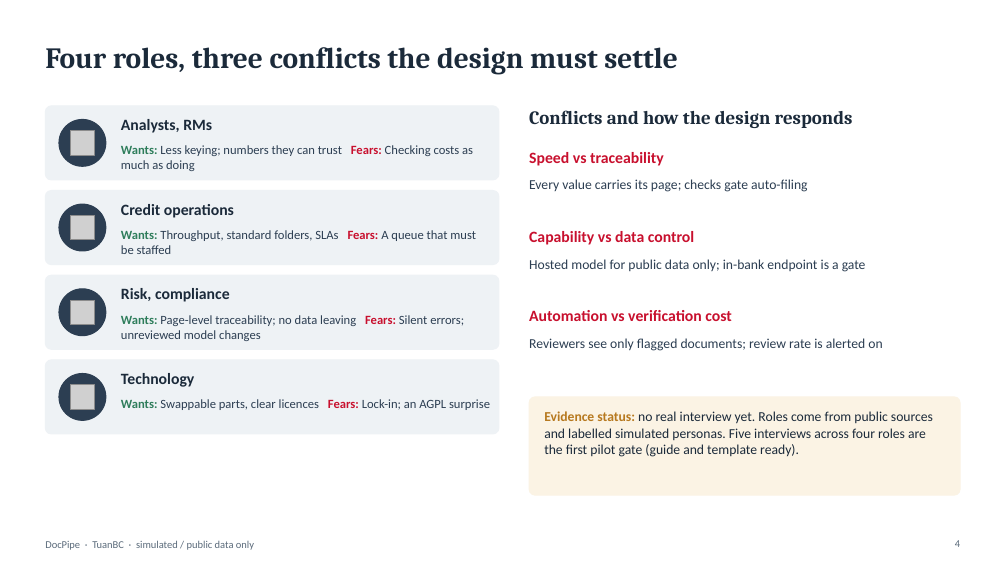
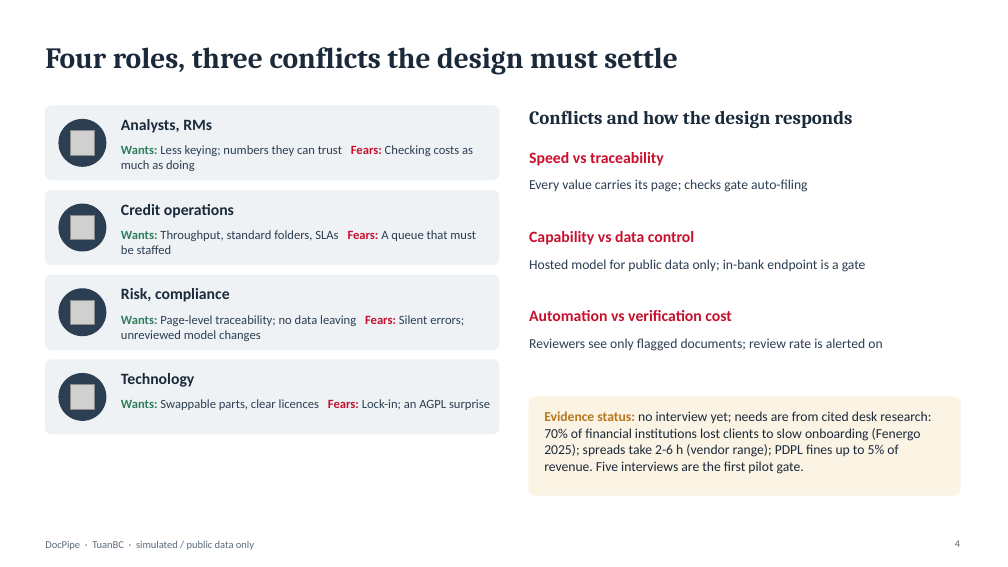
Before and after one commit to TuanBC/DocPipe, a slide deck: slide 4 of slides/DocPipe_deck.pptx. Drawn at 1008x567 pixels with LibreOffice and Linux fonts; fonts in the diff are those of the drawing; grey boxes stand for pictures. Boxes give left, top, right and bottom in pixels: in the first picture for what was removed or moved away, otherwise in the second. Text is boxed around its words. In the diff, an @@ line names an element or a change of style, - is before the commit and + after.

```diff
--- a/slides/DocPipe_deck.pptx
+++ b/slides/DocPipe_deck.pptx
@@ text at bbox=[544, 411, 931, 474]: text changed @@
-Evidence status: no real interview yet. Roles come from public sources and labelled simulated personas. Five interviews across four roles are the first pilot gate (guide and template ready).
+Evidence status: no interview yet; needs are from cited desk research: 70% of financial institutions lost clients to slow onboarding (Fenergo 2025); spreads take 2-6 h (vendor range); PDPL fines up to 5% of revenue. Five interviews are the first pilot gate.
```
Also in this commit, not shown: 14 other files.
